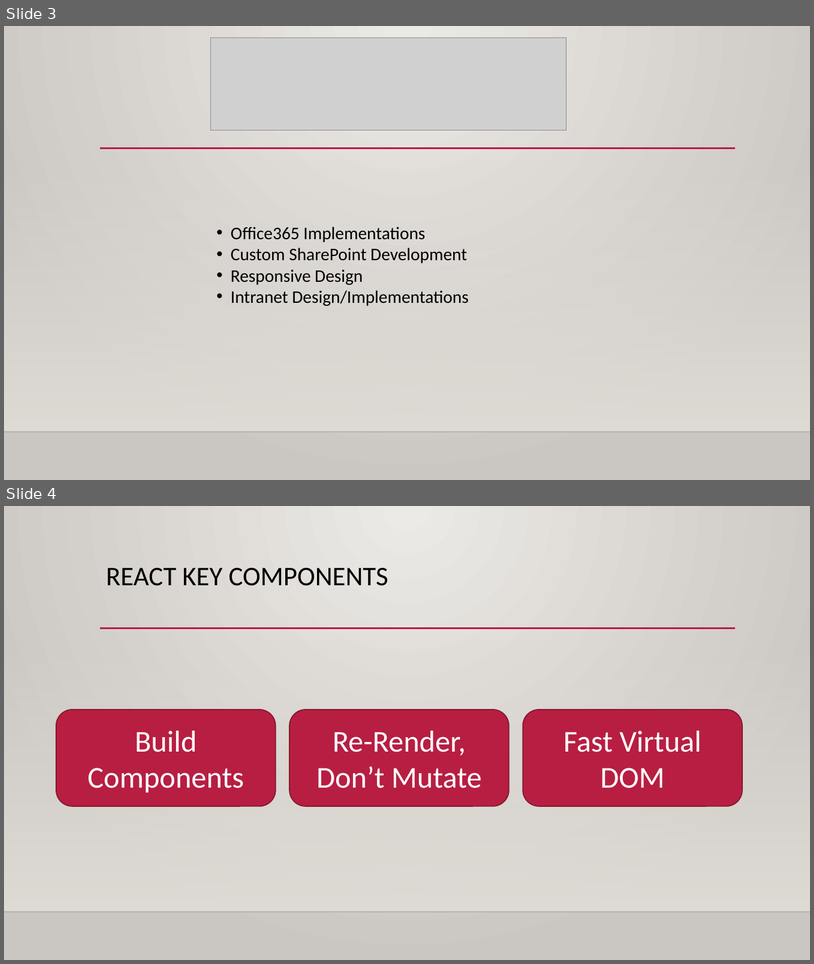
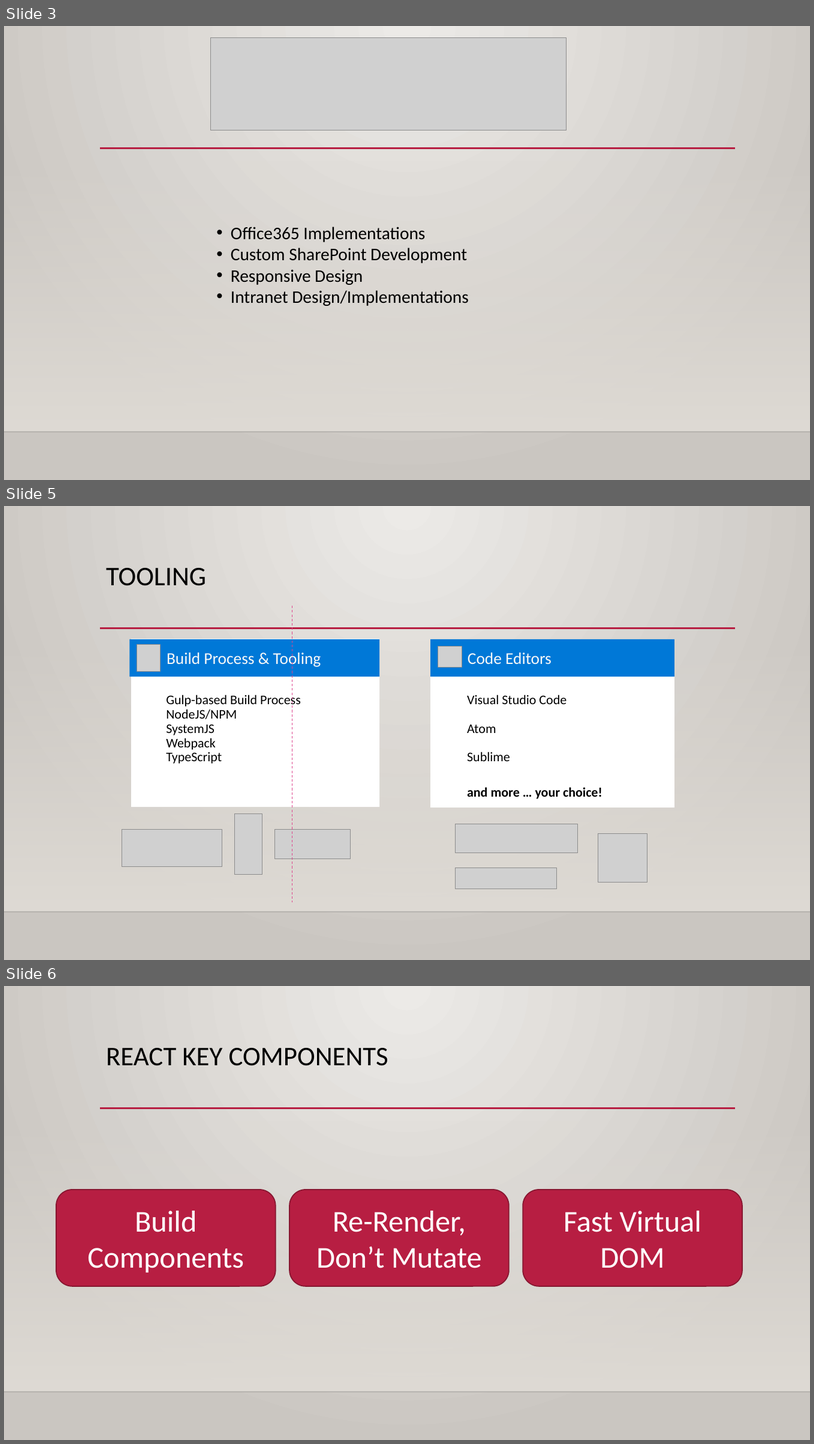
Before and after one commit to sharepointknight/react-demo, a slide deck: Not sure how you should REACT.pptx. Shown one above the other, each under a label of ours: slides 3 and 4 before the commit, slides 3, 5 and 6 after it; the slides between them are not shown. The pictures are 814x964 and 814x1444 pixels, drawn with LibreOffice and Linux fonts; fonts in the diff are those of the drawing; grey boxes stand for pictures; background and template pictures are left out. Boxes give left, top, right and bottom in pixels: in the first picture for what was removed or moved away, otherwise in the second. Text is boxed around its words. In the diff, an @@ line names an element or a change of style, - is before the commit and + after.

```diff
--- a/Not sure how you should REACT.pptx
+++ b/Not sure how you should REACT.pptx
@@ slide 5 added at <box>4,506,810,960</box>, background gradient #ECEAE7 to #CAC7C1; not listed: 3 template elements that a slide beside it also shows @@
@@ title added at <box>106,568,206,586</box>, 32 pt, text #000000 @@
+TOOLING
@@ line added from (293, 606) to (293, 902), #DE478E 0.75 pt dashed @@
@@ group added at <box>122,639,380,874</box>: 4 pictures, 2 rectangles, 1 text @@
+Gulp-based Build Process
+NodeJS/NPM
+SystemJS
+Webpack
+TypeScript
+Build Process & Tooling
@@ group added at <box>431,639,675,888</box>: 4 pictures, 2 rectangles, 1 text @@
+Visual Studio Code
+Atom
+Sublime
+and more … your choice!
+Code Editors
@@ what was slide 4 is now slide 6 @@
```
Also in this commit, not shown: 3 slides changed, 3 other slides added, 1 slide removed, 10 other files.
